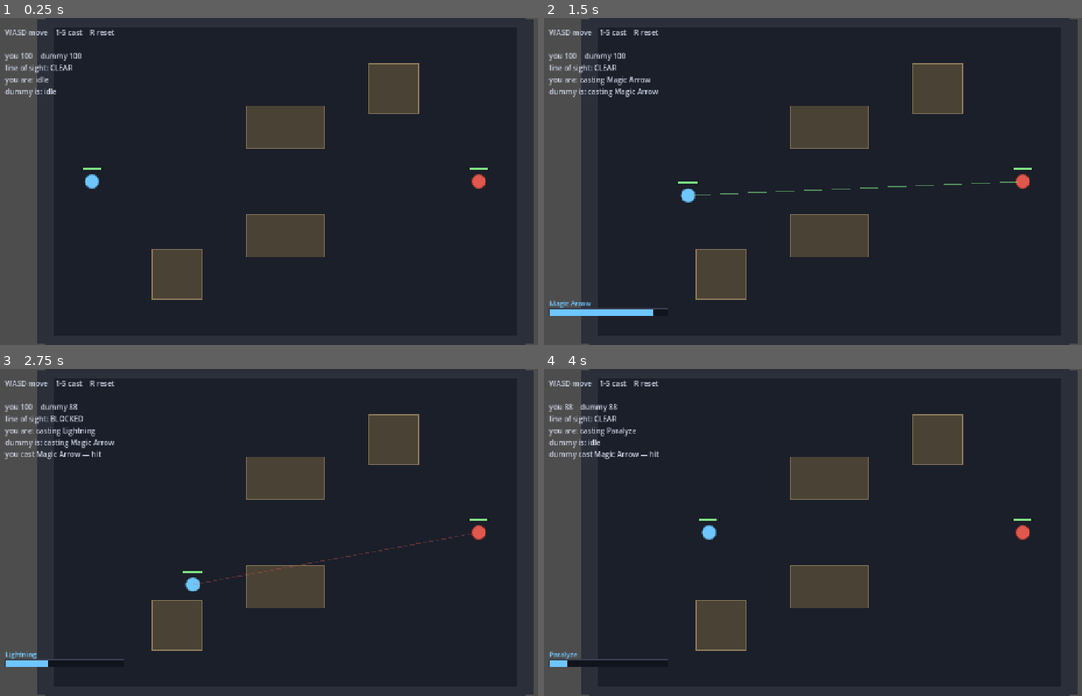
Above: before the commit, frames 1-4 (two rows, left to right).
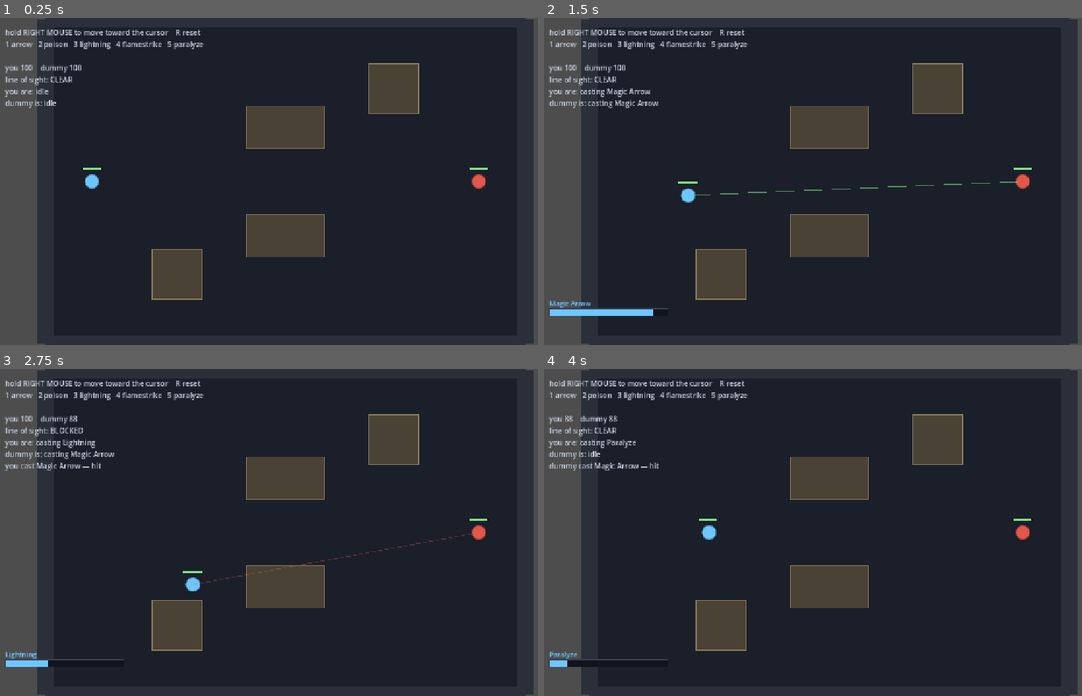
Above: after the commit, the same moments.

Repository: sirdeaz/uo-arena
Game: Godot game, scene res://autoload/boot.tscn
The game is run twice, just before and just after one commit, with the same random seed, the same clock (stepped at 60 frames per second) and the same inputs.
Inputs (mouse positions are in pixels of both pictures, inside the frame that each line leads up to):
- Up to frame 1 (0.25 s): no input
- Up to frame 2 (1.5 s): tap Enter at 0.5 s; move the mouse to (958, 165) at 0.52 s; hold D 0.53-1.28 s; tap 1 at 0.6 s; click (958, 165) at 0.67 s; move the mouse to (710, 197) at 1.27 s; hold S from 1.28 s (still down); tap 2 at 1.35 s; click (710, 197) at 1.42 s
- Up to frame 3 (2.75 s): move the mouse to (344, 460) at 2.02 s; release S at 2.03 s; hold D from 2.03 s (still down); tap 3 at 2.1 s; click (344, 460) at 2.17 s
- Up to frame 4 (4 s): move the mouse to (802, 597) at 2.77 s; release D at 2.78 s; hold W 2.78-3.53 s; tap 4 at 2.85 s; click (802, 597) at 2.92 s; move the mouse to (1006, 581) at 3.52 s; hold A from 3.53 s (still down); tap 5 at 3.6 s; click (1006, 581) at 3.67 s

The runs differ from the first frame. In frame 1, 1.4% of the frame differs, in the area x 0-38%, y 3-28%; in frame 2, 1.8%; in frame 3, 2.0%, in the area x 0-38%, y 3-32%; in frame 4, 1.8%.

Commit message:
Steer with the mouse, UO-style
Hold the right mouse button to walk toward the cursor, which is how UO actually
moved; WASD stays as a keyboard fallback for testing. A dead zone stops the
character vibrating when the cursor rests on its own feet, since a near-zero
offset flips direction every frame.

The cursor ring and the faint line to it are drawn while the button is held, so
where you are steering is visible.

Verified in the running scene with synthetic input: 270 units travelled in 1.5s
at a move speed of 180, on the correct bearing to the cursor, stopping dead on
release and colliding with cover on the way.

Co-Authored-By: Claude Opus 5 <noreply@anthropic.com>

Diff:
--- a/client/fighter.gd
+++ b/client/fighter.gd
@@ -7,6 +7,10 @@
 
 const RADIUS: float = 18.0
 const HEALTH_BAR_WIDTH: float = 52.0
+
+## Cursor distance below which holding the move button does nothing. Without it a
+## cursor resting on your own feet flips direction every frame and you vibrate.
+const MOUSE_DEAD_ZONE: float = 16.0
 
 @export var body_color: Color = Color("#6ec6ff")
 @export var player_controlled: bool = false
@@ -43,7 +47,20 @@
 	queue_redraw()
 
 
+## Direction to steer in when the cursor is at `target`, or zero inside the dead zone.
+static func movement_direction_toward(from: Vector2, target: Vector2) -> Vector2:
+	var offset := target - from
+	if offset.length() <= MOUSE_DEAD_ZONE:
+		return Vector2.ZERO
+	return offset.normalized()
+
+
 func _input_direction() -> Vector2:
+	# UO steering: hold the right mouse button and walk toward the cursor.
+	if Input.is_mouse_button_pressed(MOUSE_BUTTON_RIGHT):
+		return movement_direction_toward(global_position, get_global_mouse_position())
+
+	# WASD kept as a convenience for testing; UO itself has no keyboard movement.
 	var direction := Vector2.ZERO
 	if Input.is_physical_key_pressed(KEY_D):
 		direction.x += 1.0
--- a/client/local_test.gd
+++ b/client/local_test.gd
@@ -161,7 +161,8 @@
 	var status := _describe(player.combatant.entity_state)
 
 	var lines := [
-		"WASD move    1-5 cast    R reset",
+		"hold RIGHT MOUSE to move toward the cursor    R reset",
+		"1 arrow   2 poison   3 lightning   4 flamestrike   5 paralyze",
 		"",
 		"you %d    dummy %d" % [
 			roundi(player.combatant.health), roundi(dummy.combatant.health)
@@ -191,3 +192,9 @@
 		Color("#7ee081", 0.55) if clear else Color("#e2574c", 0.30),
 		2.0
 	)
+
+	# Where you are steering, while the move button is down.
+	if Input.is_mouse_button_pressed(MOUSE_BUTTON_RIGHT):
+		var cursor := _sight_line.get_global_mouse_position()
+		_sight_line.draw_arc(cursor, 9.0, 0.0, TAU, 20, Color("#6ec6ff", 0.7), 2.0, true)
+		_sight_line.draw_line(player.position, cursor, Color("#6ec6ff", 0.22), 1.0)
--- /dev/null
+++ b/tests/test_movement_input.gd
@@ -0,0 +1,38 @@
+extends TestCase
+
+## UO-style steering: hold the right mouse button and you walk toward the cursor. The
+## dead zone matters — without it, a cursor resting on your own feet produces a
+## direction that flips every frame and the character vibrates in place.
+
+
+func test_cursor_far_away_gives_a_unit_direction() -> void:
+	var direction := Fighter.movement_direction_toward(Vector2.ZERO, Vector2(300, 0))
+	assert_almost_eq(direction.length(), 1.0, "direction should be normalised")
+
+
+func test_movement_points_at_the_cursor() -> void:
+	var direction := Fighter.movement_direction_toward(Vector2(100, 100), Vector2(100, 400))
+	assert_almost_eq(direction.x, 0.0, "no sideways drift when the cursor is straight down")
+	assert_almost_eq(direction.y, 1.0, "should walk straight down toward the cursor")
+
+
+func test_diagonal_cursor_gives_a_diagonal_direction() -> void:
+	var direction := Fighter.movement_direction_toward(Vector2.ZERO, Vector2(200, 200))
+	assert_almost_eq(direction.x, direction.y, "a 45 degree cursor walks at 45 degrees")
+	assert_almost_eq(direction.length(), 1.0, "and still at full speed, not 1.41x")
+
+
+func test_cursor_inside_the_dead_zone_does_not_move_you() -> void:
+	var direction := Fighter.movement_direction_toward(Vector2.ZERO, Vector2(5, 0))
+	assert_eq(direction, Vector2.ZERO, "a cursor on your own feet must not move you")
+
+
+func test_cursor_exactly_on_the_character_does_not_move_you() -> void:
+	var direction := Fighter.movement_direction_toward(Vector2(50, 50), Vector2(50, 50))
+	assert_eq(direction, Vector2.ZERO, "a zero-length offset must not be normalised")
+
+
+func test_just_outside_the_dead_zone_does_move_you() -> void:
+	var just_outside := Fighter.MOUSE_DEAD_ZONE + 1.0
+	var direction := Fighter.movement_direction_toward(Vector2.ZERO, Vector2(just_outside, 0))
+	assert_almost_eq(direction.x, 1.0, "past the dead zone you should walk normally")
Not shown, added: tests/test_movement_input.gd.uid
Not shown, changed: README.md
